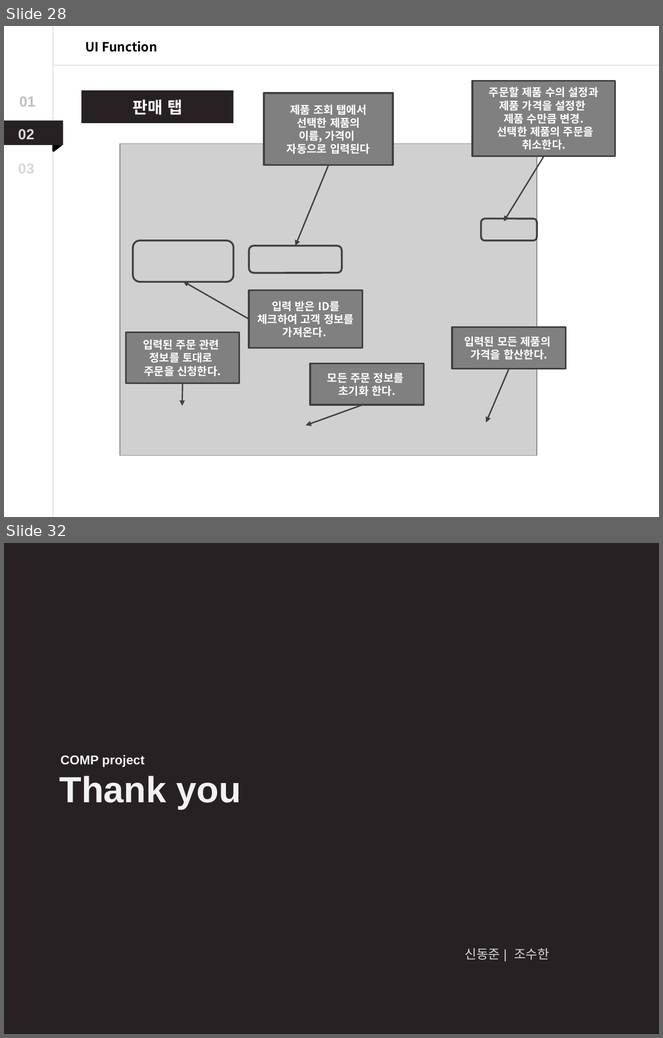
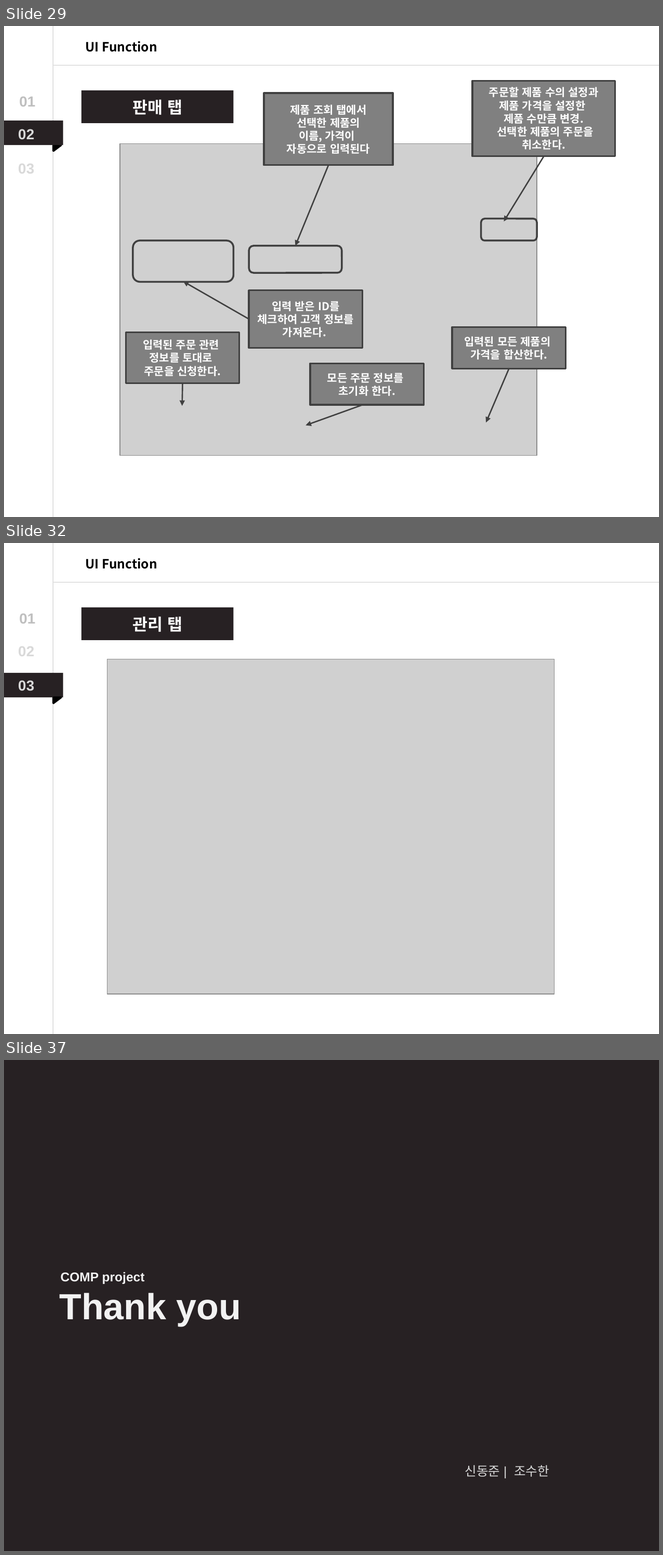
Before and after one commit to Dong-Jun-Shin/COMP_project, a slide deck: Document/DOC_source/ppt/pptTemp.pptx. Shown one above the other, each under a label of ours: slides 28 and 32 before the commit, slides 29, 32 and 37 after it; the slides between them are not shown. The pictures are 663x1038 and 663x1555 pixels, drawn with LibreOffice and Linux fonts; fonts in the diff are those of the drawing; grey boxes stand for pictures. Boxes give left, top, right and bottom in pixels: in the first picture for what was removed or moved away, otherwise in the second. Text is boxed around its words. In the diff, an @@ line names an element or a change of style, - is before the commit and + after.

```diff
--- a/Document/DOC_source/ppt/pptTemp.pptx
+++ b/Document/DOC_source/ppt/pptTemp.pptx
@@ slide 32 added at box(4, 543, 659, 1034), background #FFFFFF @@
@@ line added from (53, 543) to (53, 1034), #A6A6A6 0.75 pt @@
@@ text added at box(85, 558, 157, 569), 14 pt, text #000000, bold @@
+UI Function
@@ line added from (659, 583) to (54, 583), #A6A6A6 0.75 pt @@
@@ text added at box(19, 614, 35, 624), 16 pt, text #BFBFBF, bold @@
+01
@@ rectangle added at box(81, 607, 233, 640), fill #272123, 18 pt, text #FFFFFF, bold @@
+관리 탭
@@ text added at box(18, 644, 34, 660), 16 pt, text #D9D9D9, bold @@
+02
@@ picture added at box(107, 659, 554, 994) @@
@@ rectangle added at box(4, 672, 63, 697), fill #272123 @@
@@ text added at box(18, 680, 34, 691), 16 pt, text #D9D9D9, bold @@
+03
@@ right triangle added at box(53, 697, 61, 703), fill #000000, outline #000000 2 pt @@
@@ what was slide 28 is now slide 29 @@
@@ what was slide 32 is now slide 37 @@
```
Also in this commit, not shown: 7 slides changed, 4 other slides added, 8 other files.
